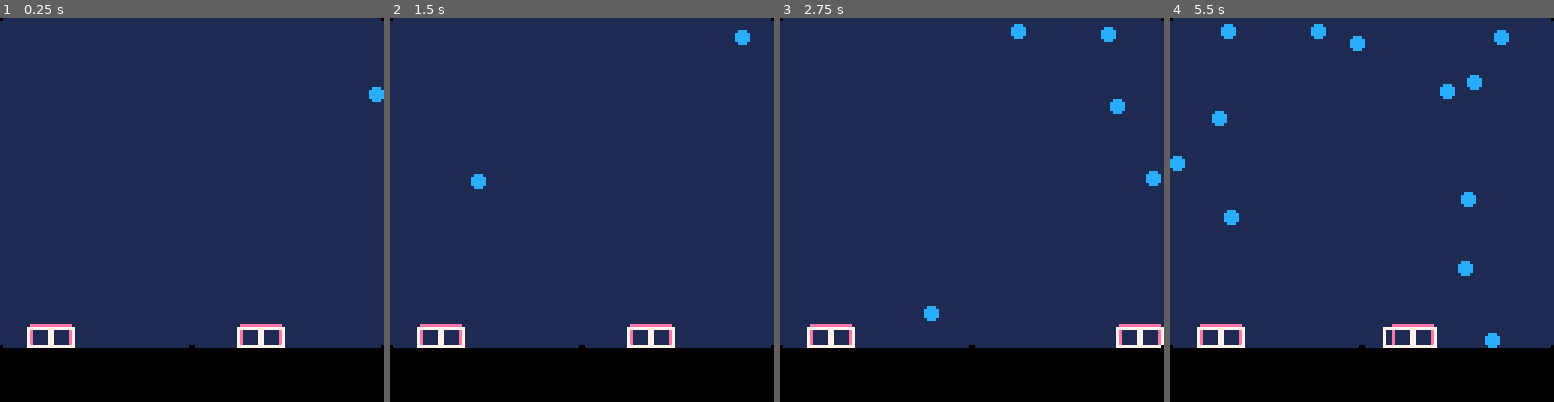
Above: before the commit, frames 1-4 (left to right).
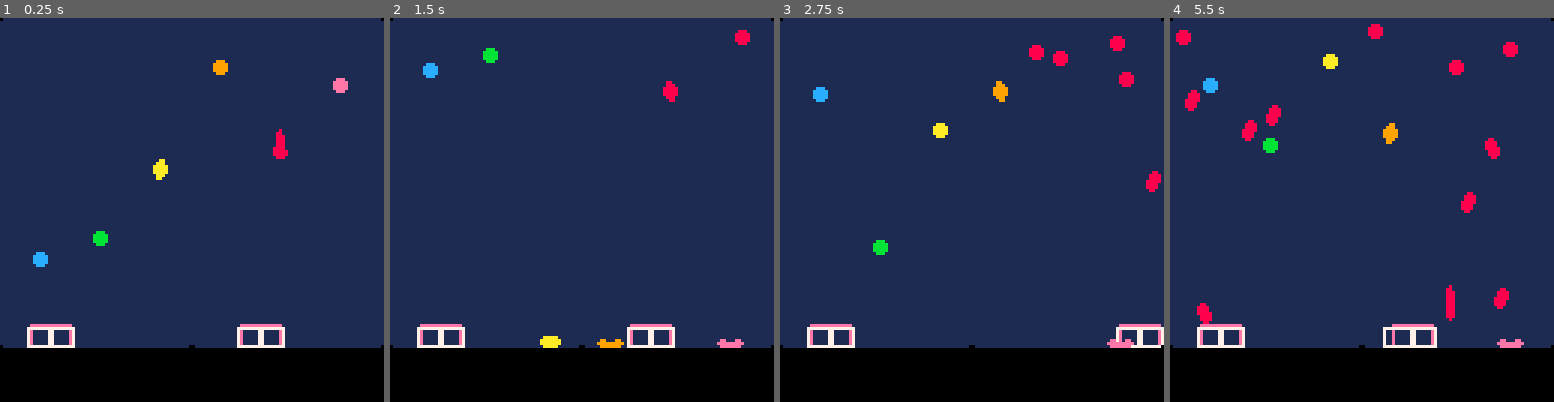
Above: after the commit, the same moments.

Repository: aylanonsense/juggle-panic
Game: PICO-8 cartridge cart-revised.p8
Two runs of this game, one before a commit and one after it. Both use one fixed random seed, a clock stepped at 60 frames per second and the inputs below.
Inputs:
- Up to frame 1 (0.25 s): no input
- Up to frame 2 (1.5 s): tap O (Z key) at 0.7 s
- Up to frame 3 (2.75 s): hold Right 1.6-2.1 s; tap O (Z key) at 1.7, 2.1, 2.5 s; hold Right from 2.47 s (still down)
- Up to frame 4 (5.5 s): tap O (Z key) every 0.4 s from 2.9 to 5.3 s; release Right at 3.03 s; hold Left 3.08-3.58 s; hold Right 4.02-4.68 s; hold Left from 5.08 s (still down)

The runs differ from the first frame. In frame 1, 1.0% of the frame differs, in the area x 8-100%, y 10-65%; in frame 2, 1.1%; in frame 3, 1.8%; in frame 4, 3.9%, in the area x 0-93%, y 1-86%.

Commit message:
Adding some rainbow balls to test the squish factor

Diff:
--- a/cart-revised.p8
+++ b/cart-revised.p8
@@ -21,6 +21,7 @@
 
 -- todo ball shouldn't slide along ground for 2 frames
 
+local scene_frame
 local entities
 local new_entities
 local balls
@@ -131,6 +132,7 @@
 		gravity=0,
 		freeze_frames=0,
 		bounce_dir=nil,
+		color=8,
 		add_to_game=function(self)
 			add(balls,self)
 		end,
@@ -156,7 +158,7 @@
 					if self.vx<0 then
 						self.vx*=-1
 						self.bounce_dir="left"
-						-- self.freeze_frames=20
+						self.freeze_frames=2
 					end
 				elseif self.x>right_wall_x-self.width+1 then
 					self.x=right_wall_x-self.width+1
@@ -164,7 +166,7 @@
 					if self.vx>0 then
 						self.vx*=-1
 						self.bounce_dir="right"
-						-- self.freeze_frames=20
+						self.freeze_frames=2
 					end
 				end
 				-- bounce off the ground
@@ -175,7 +177,7 @@
 						-- we do this so that balls don't lose energy over time
 						self.vy=-sqrt(2*self.energy)
 						self.bounce_dir="down"
-						-- self.freeze_frames=20
+						self.freeze_frames=2
 					end
 				end
 			end
@@ -187,23 +189,26 @@
 			-- end
 		end,
 		draw=function(self)
-			draw_sprite(0,48,5,5,self.x,self.y)
-			if true then
-				return 6
-			end
-			-- pal()
-			-- self:draw_outline(7)
-			-- draw the ball as blue always
+			-- each ball has a color
 			local i
 			for i=1,15 do
-				pal(i,12)
+				pal(i,self.color)
 			end
 			palt(1,true)
+			-- draw the ball squished against the wall/ground
 			if self.bounce_dir then
 				if self.bounce_dir=="left" or self.bounce_dir=="right" then
-					draw_sprite(ternary(abs(self.vx)>15,40,36),88,4,9,self.x+ternary(self.bounce_dir=="right",1,0),self.y-2,self.bounce_dir=="left")
+					if abs(self.vx)<4 then
+						draw_sprite(0,48,5,5,self.x,self.y)
+					else
+						draw_sprite(ternary(abs(self.vx)>18,40,36),88,4,9,self.x+ternary(self.bounce_dir=="right",1,0),self.y-2,self.bounce_dir=="left")
+					end
 				elseif self.bounce_dir=="down" then
-					draw_sprite(24,ternary(self.vy<-15,80,76),9,4,self.x-2,self.y+1)
+					if abs(self.vy)<4 then
+						draw_sprite(0,48,5,5,self.x,self.y)
+					else
+						draw_sprite(24,ternary(abs(self.vy)>18,80,76),9,4,self.x-2,self.y+1)
+					end
 				end
 			else
 				local speed=sqrt(self.vx*self.vx+self.vy*self.vy)
@@ -294,6 +299,7 @@
 }
 
 function _init()
+	scene_frame=0
 	entities={}
 	new_entities={}
 	balls={}
@@ -307,8 +313,18 @@
 		min_x=64,
 		max_x=right_wall_x
 	})
-	local ball=spawn_entity("ball",10,100)--,{vx=-0.001,vy=1})
-	ball:throw(320,80,20)
+	local ball=spawn_entity("ball",11,100,{color=12})
+	ball:throw(0,90,120)
+	ball=spawn_entity("ball",31,100,{color=11})
+	ball:throw(0,90,90)
+	ball=spawn_entity("ball",51,100,{color=10})
+	ball:throw(0,90,45)
+	ball=spawn_entity("ball",71,100,{color=9})
+	ball:throw(0,90,20)
+	ball=spawn_entity("ball",91,100,{color=8})
+	ball:throw(0,90,10)
+	ball=spawn_entity("ball",111,100,{color=14})
+	ball:throw(0,90,3)
 	-- add new entities to the game
 	add_new_entities()
 end
@@ -317,7 +333,7 @@
 function _update()
 	-- skip_frames+=1
 	-- if skip_frames%15>0 then return end
-
+	scene_frame=increment_counter(scene_frame)
 	-- sort entities for updating
 	sort(entities,function(entity1,entity2)
 		return entity1.update_priority>entity2.update_priority
Not shown, changed: 26 lines of the sprite sheet (__gfx__) section of cart-revised.p8
